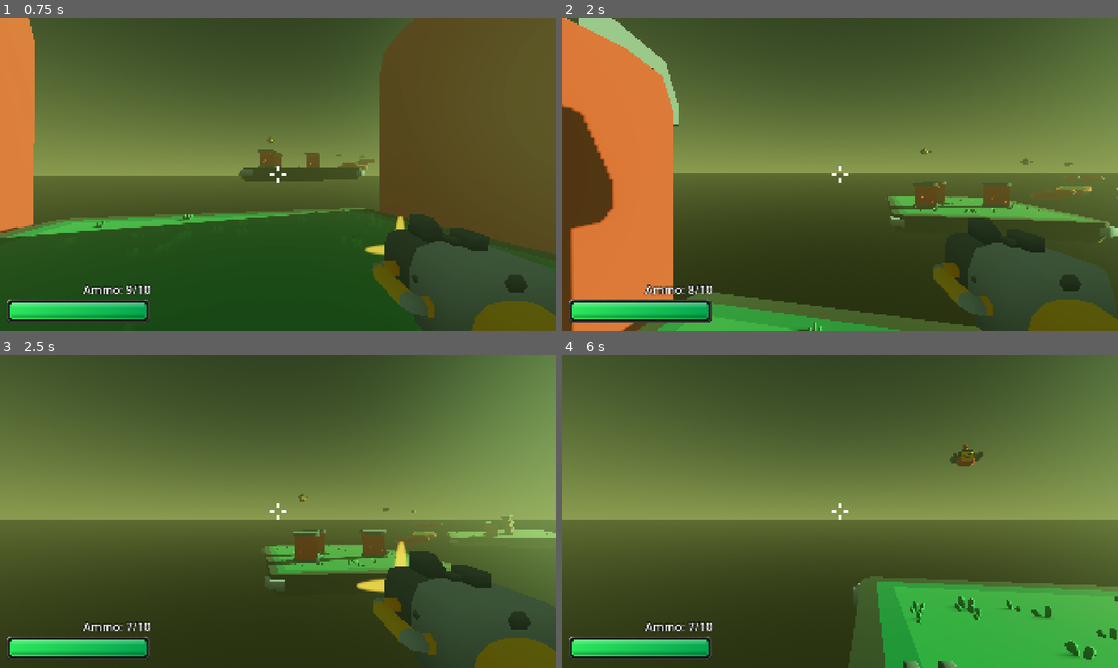
Above: before the commit, frames 1-4 (two rows, left to right).
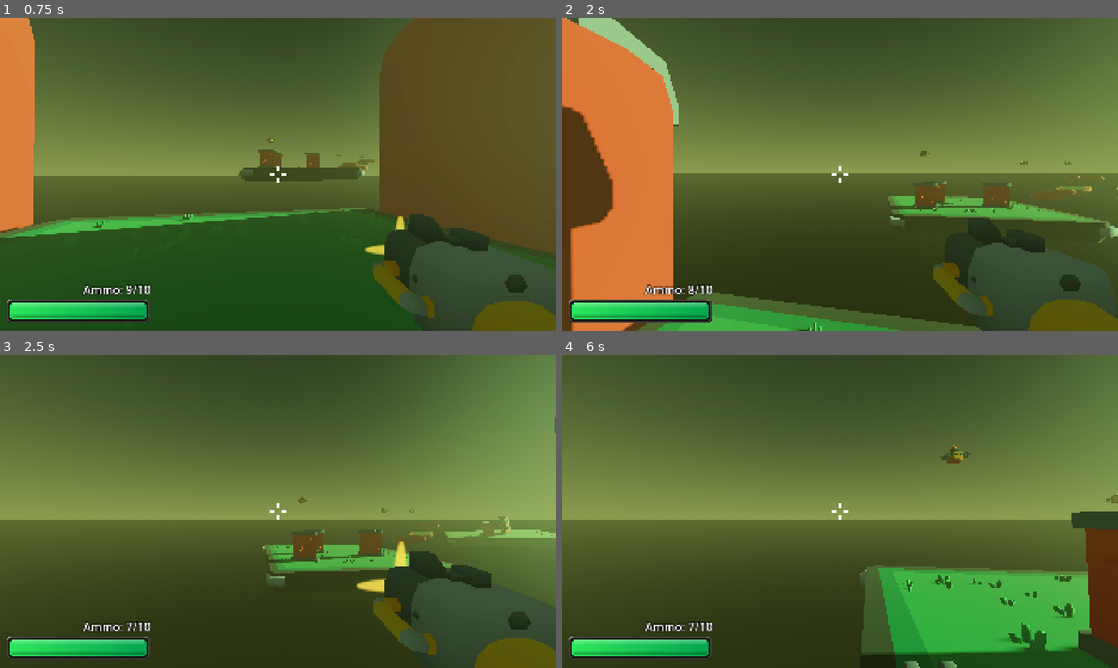
Above: after the commit, the same moments.

Repository: Stone-keep/3d_first_person_shooter
Game: Godot game, scene res://scenes/game.tscn
The game is run twice, just before and just after one commit, with the same random seed, the same clock (stepped at 60 frames per second) and the same inputs. Sound files missing from this copy of the repository are replaced by a short silence.
Inputs (mouse positions are in pixels of both pictures, inside the frame that each line leads up to):
- Up to frame 1 (0.75 s): move the mouse to (305, 174) at 0.52 s; press the mouse at (305, 174) at 0.53 s; hold W (forward) from 0.53 s (still down)
- Up to frame 2 (2 s): keep holding W (forward); tap Space (jump) at 0.77, 1.52 s; move the mouse to (812, 174) at 1.27 s; release the mouse at (812, 174) at 1.28 s; click (812, 174) at 1.35 s
- Up to frame 3 (2.5 s): keep holding W (forward); move the mouse to (289, 505) at 2.02 s; hold Shift (run) from 2.03 s (still down); click (289, 505) at 2.3 s
- Up to frame 4 (6 s): move the mouse to (834, 517) at 2.77 s; release Shift (run) at 2.78 s; tap E (toggle_weapon) at 2.85, 5.85 s; tap Space (jump) at 3.02, 3.77, 4.52 s; click (834, 517) at 3.05 s; move the mouse to (878, 514) at 3.52 s; press the mouse at (878, 514) at 3.53 s; move the mouse to (795, 508) at 4.27 s; release the mouse at (795, 508) at 4.28 s; click (795, 508) at 4.35 s; move the mouse to (845, 511) at 5.02 s; hold Shift (run) 5.03-5.78 s; click (845, 511) at 5.3 s; move the mouse to (817, 505) at 5.77 s; release W (forward) at 5.78 s; hold D (right) from 5.78 s (still down)

Frame 1 is identical in both runs. In frame 2, less than 0.1% of the frame differs, in the area x 64-92%, y 41-48%; in frame 3, 1.2%; in frame 4, 9.2%, in the area x 51-100%, y 28-100%.

Commit message:
Refactor enemy behavior into simple state machine

Diff:
--- a/scenes/blaster.tscn
+++ b/scenes/blaster.tscn
@@ -8,7 +8,7 @@
 [node name="Blaster" unique_id=2139439353 instance=ExtResource("1_bam1r")]
 weapon_name = "Blaster"
 shoot_sound = ExtResource("2_8oy20")
-damage = 5
+damage = 6
 min_flash_size = 0.4
 max_flash_size = 0.6
 recoil_distance = Vector3(0, 0.05, 0.05)
--- a/scenes/dual_shooter.tscn
+++ b/scenes/dual_shooter.tscn
@@ -8,7 +8,7 @@
 [node name="DualShooter" unique_id=2139439353 instance=ExtResource("1_amirf")]
 weapon_name = "DualShooter"
 shoot_sound = ExtResource("2_quhbp")
-damage = 2
+damage = 3
 current_ammo = 25
 max_ammo = 25
 reload_time = 1.5
--- a/scenes/enemy.gd
+++ b/scenes/enemy.gd
@@ -12,30 +12,120 @@
 @onready var model: Node3D = $Model
 @onready var shoot_sound_player: AudioStreamPlayer3D = $ShootSound
 
+enum EnemyState {
+	IDLE,
+	ATTACKING,
+	DYING
+}
+
+var state: EnemyState = EnemyState.IDLE
+var player: CharacterBody3D
+var starting_position: Vector3
+var starting_rotation: Vector3
+
 var enemy_name: String
 var enemy_names := ["Robo", "Robo #2", "Robo #3"]
 
-var player: CharacterBody3D
-
 var current_barrel := 0
-var is_dying := false
-var starting_position: Vector3
-var starting_rotation: Vector3
-var is_idle := true
+
 var idle_tween: Tween
+var idle_start_id := 0
 
 func _ready() -> void:
 	for sprite in muzzleflash.get_children():
 		sprite.scale = Vector3.ZERO
 		sprite.modulate = Color(0.99, 0.0, 0.05, randf_range(0.6, 0.8))
+
 	enemy_name = enemy_names.pick_random()
-	starting_position = global_position
+	starting_position = position
 	starting_rotation = rotation_degrees
-	idle_animation()
+
+	enter_state(EnemyState.IDLE)
 
 func _physics_process(delta: float) -> void:
-	if is_dying or not player:
-		return
+	match state:
+		EnemyState.IDLE:
+			pass
+
+		EnemyState.ATTACKING:
+			if player:
+				rotate_toward_player(delta)
+			else:
+				set_state(EnemyState.IDLE)
+
+		EnemyState.DYING:
+			pass
+
+func set_state(new_state: EnemyState) -> void:
+	if state == new_state:
+		return
+
+	exit_state(state)
+	state = new_state
+	enter_state(state)
+
+func enter_state(new_state: EnemyState) -> void:
+	match new_state:
+		EnemyState.IDLE:
+			start_idle_animation()
+
+		EnemyState.ATTACKING:
+			stop_idle_animation()
+			shoot_timer.start()
+
+		EnemyState.DYING:
+			player = null
+			stop_idle_animation()
+			shoot_timer.stop()
+			die_animation()
+
+func exit_state(old_state: EnemyState) -> void:
+	match old_state:
+		EnemyState.IDLE:
+			stop_idle_animation()
+
+		EnemyState.ATTACKING:
+			shoot_timer.stop()
+
+		EnemyState.DYING:
+			pass
+
+func start_idle_animation() -> void:
+	idle_start_id += 1
+	var this_idle_id := idle_start_id
+
+	var random_delay := randf_range(0.0, 2.5)
+	var random_distance := randf_range(0.5, 0.8)
+	var random_rotation := randf_range(25.0, 45.0)
+
+	await get_tree().create_timer(random_delay).timeout
+
+	if state != EnemyState.IDLE:
+		return
+
+	if this_idle_id != idle_start_id:
+		return
+
+	idle_tween = create_tween()
+	idle_tween.set_loops()
+	idle_tween.set_parallel(true)
+
+	idle_tween.tween_property(self, "position:y", starting_position.y + random_distance, 3.0)
+	idle_tween.tween_property(self, "rotation_degrees:y", starting_rotation.y + random_rotation, 3.0)
+
+	idle_tween.chain()
+
+	idle_tween.tween_property(self, "position:y", starting_position.y - random_distance, 3.0)
+	idle_tween.tween_property(self, "rotation_degrees:y", starting_rotation.y - random_rotation, 3.0)
+
+func stop_idle_animation() -> void:
+	idle_start_id += 1
+
+	if idle_tween:
+		idle_tween.kill()
+		idle_tween = null
+
+func rotate_toward_player(delta: float) -> void:
 	var target_dir = (player.enemy_target.global_position - global_position).normalized()
 	var current_dir = -global_transform.basis.z
 	var new_dir = current_dir.slerp(target_dir, rotation_speed * delta).normalized()
@@ -43,46 +133,16 @@
 	rotation.z = 0.0
 	rotation.x = clamp(rotation.x, deg_to_rad(-45), deg_to_rad(45))
 
-func idle_animation():
-	if is_dying:
-		return
-	is_idle = true if not player else false
-	if is_idle:
-		var random_delay = randf_range(0.0, 2.5)
-		var random_distance = randf_range(0.5, 0.8)
-		var random_rotation = randf_range(25, 45)
-		await get_tree().create_timer(random_delay).timeout
-
-		if is_dying or player:
-			return
-
-		idle_tween = create_tween()
-		idle_tween.set_loops()
-		idle_tween.set_parallel(true)
-		idle_tween.tween_property(self, "position:y", starting_position.y + random_distance, 3.0)
-		idle_tween.tween_property(self, "rotation_degrees:y", starting_rotation.y + random_rotation, 3.0)
-		idle_tween.chain()
-		idle_tween.tween_property(self, "position:y", starting_position.y - random_distance, 3.0)
-		idle_tween.tween_property(self, "rotation_degrees:y", starting_rotation.y - random_rotation, 3.0)
-	else:
-		stop_idle_animation()
-
-func stop_idle_animation():
-	if idle_tween:
-		idle_tween.kill()
-		idle_tween = null
-
-
-func get_hit(hit_damage: int):
-	if is_dying:
+func get_hit(hit_damage: int) -> void:
+	if state == EnemyState.DYING:
 		return
 	flash()
 	health -= hit_damage
 	print(health)
 	if health <= 0:
-		die()
-
-func shoot():
+		set_state(EnemyState.DYING)
+
+func shoot() -> void:
 	muzzle_flash()
 	shoot_sound_player.play()
 	shoot_shape.force_shapecast_update()
@@ -93,7 +153,7 @@
 		if collider.is_in_group("player"):
 			collider.get_hit(damage)
 
-func muzzle_flash():
+func muzzle_flash() -> void:
 	var barrel_flash := muzzleflash.get_child(current_barrel)
 	barrel_flash.modulate = Color(0.99, 0.0, 0.05, randf_range(0.6, 0.8))
 	var flash_size := randf_range(min_flash_size, max_flash_size)
@@ -102,7 +162,7 @@
 	tween.tween_property(barrel_flash, "scale", Vector3.ZERO, 0.2)
 	current_barrel = posmod(current_barrel + 1, number_of_barrels)
 
-func flash():
+func flash() -> void:
 	var tween = create_tween()
 	tween.set_parallel(true)
 	for mesh in model.get_children():
@@ -115,9 +175,7 @@
 		if mesh is MeshInstance3D:
 			tween.tween_property(mesh.material_overlay, "shader_parameter/Progress", 0.0, 0.1)
 
-func die():
-	player = null
-	is_dying = true
+func die_animation() -> void:
 	var tween = create_tween()
 	tween.set_parallel(true)
 	tween.tween_property(self, "position", position + Vector3(0, -5, 0), 3.0)
@@ -127,17 +185,24 @@
 	tween.tween_callback(queue_free)
 
 func _on_detection_range_body_entered(body: CharacterBody3D) -> void:
+	if state == EnemyState.DYING:
+		return
+
 	if body.is_in_group("player"):
 		player = body
-		stop_idle_animation()
-		shoot_timer.start()
+		set_state(EnemyState.ATTACKING)
 
 func _on_detection_range_body_exited(body: CharacterBody3D) -> void:
 	if body == player:
 		player = null
-		shoot_timer.stop()
-		idle_animation()
+		set_state(EnemyState.IDLE)
 
 func _on_shoot_timer_timeout() -> void:
-	if player and not is_dying:
-		shoot()
+	if state != EnemyState.ATTACKING:
+		return
+
+	if not player:
+		set_state(EnemyState.IDLE)
+		return
+
+	shoot()
--- a/scenes/enemy.tscn
+++ b/scenes/enemy.tscn
@@ -193,6 +193,7 @@
 min_flash_size = 0.3
 max_flash_size = 0.45
 number_of_barrels = 2
+health = 24
 rotation_speed = 2.0
 
 [node name="Model" type="Node3D" parent="." unique_id=1094295482]
--- a/scenes/game.tscn
+++ b/scenes/game.tscn
@@ -101,7 +101,7 @@
 transform = Transform3D(0.30368388, 0, -0.9527729, 0, 1, 0, 0.9527729, 0, 0.30368388, 11.810993, 9.71456, 59.022125)
 
 [node name="Enemy10" parent="Characters" unique_id=397139771 instance=ExtResource("2_yqjtg")]
-transform = Transform3D(-0.9988442, 0, -0.048065405, 0, 1, 0, 0.048065405, 0, -0.9988442, -12.4305, 5.5466013, 50.95417)
+transform = Transform3D(-0.9988442, 0, -0.048065405, 0, 1, 0, 0.048065405, 0, -0.9988442, -12.4305, 5.5466013, 55.071247)
 
 [node name="Enemy11" parent="Characters" unique_id=1428710742 instance=ExtResource("2_yqjtg")]
 transform = Transform3D(-0.9945036, 0, 0.10470206, 0, 1, 0, -0.10470206, 0, -0.9945036, -42.526962, 4.6229606, 12.574052)
--- a/scenes/pickups/heart_pickup.gd
+++ b/scenes/pickups/heart_pickup.gd
@@ -19,5 +19,6 @@
 
 func _on_body_entered(player: Node3D) -> void:
 	if player.is_in_group("player"):
-		player.heal_up(heal_amount)
-		call_deferred("queue_free")
+		if player.current_health < player.max_health:
+			player.heal_up(heal_amount)
+			call_deferred("queue_free")
--- a/scenes/player.gd
+++ b/scenes/player.gd
@@ -18,7 +18,7 @@
 
 # Movement
 const WALK_SPEED := 3.0
-const RUN_SPEED := 6.0
+const RUN_SPEED := 5.0
 const FRICTION := 8.0
 var direction := Vector3.ZERO
 var is_running := false
@@ -197,6 +197,8 @@
 
 func heal_up(amount: int):
 	current_health += amount
+	if current_health > max_health:
+		current_health = max_health
 	health_changed.emit(current_health, max_health)
 	print("Player health: %s/%s" % [current_health, max_health])
 
